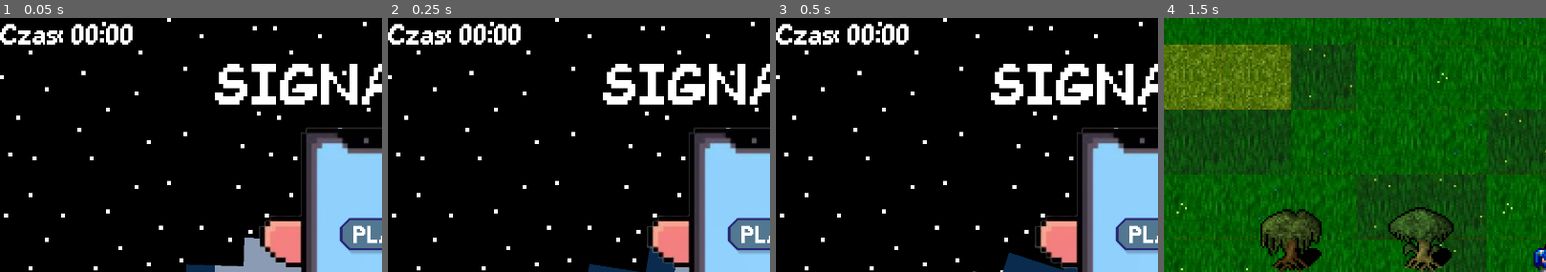
Above: before the commit, frames 1-4 (left to right).
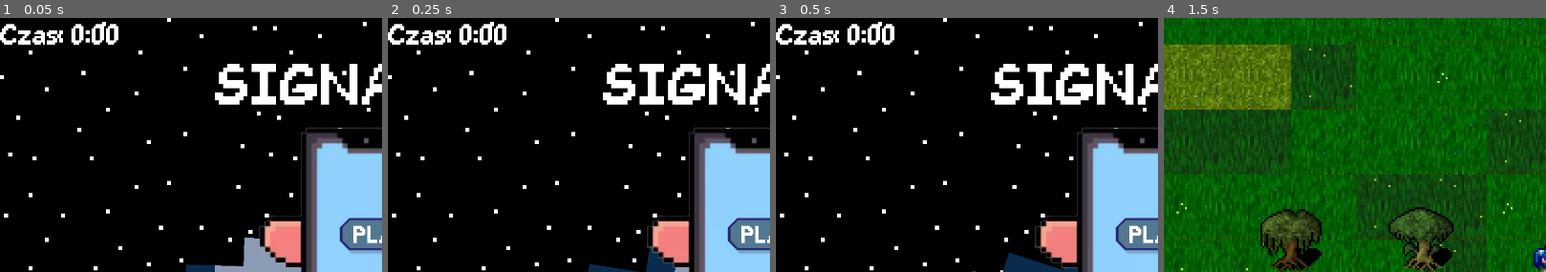
Above: after the commit, the same moments.

Repository: mikowy001/hackaton26
Game: Godot game, scene res://scenes/Main_Menu.tscn
Two runs of this game, one before a commit and one after it. Both use one fixed random seed, a clock stepped at 60 frames per second and the inputs below. The engine's default icon, where the game draws it, is replaced by a stand-in: a white triangle on a blue panel in a dark square.
Inputs:
- Up to frame 1 (0.05 s): no input
- Up to frame 2 (0.25 s): no input
- Up to frame 3 (0.5 s): no input
- Up to frame 4 (1.5 s): click "PLAY" at 0.5 s; tap Enter at 1.25 s; hold D (move_right) from 1.28 s (still down); hold Space (spacja) from 1.28 s (still down)
The pictures show only the part of the screen within x 0-50%, y 0-50%; the shares and areas given below are measured in that part.

The runs differ from the first frame. In frame 1, 0.4% of the frame differs, in the area x 22-35%, y 2-11%; in frame 2, 0.4%; in frame 3, 0.4%; in frame 4, nothing differs.
Error before the commit: Invalid operands 'String' and 'Object' in operator '+'. (res://scripts/Menu/Wyświetlacz_Czasu.gd:17)
Error after the commit: Attempt to call function 'get_dopamine' in base 'null instance' on a null instance. (res://scenes/Player/sciemnianie.gd:9)

Commit message:
Jakies podstawy kasiazek

Diff:
--- /dev/null
+++ b/scenes/mechanics/book.tscn
@@ -0,0 +1,7 @@
+[gd_scene format=3 uid="uid://caekt52axasod"]
+
+[node name="Book" type="Area2D" unique_id=1641188498]
+
+[node name="Sprite2D" type="Sprite2D" parent="." unique_id=971639415]
+
+[node name="CollisionShape2D" type="CollisionShape2D" parent="." unique_id=1212428836]
--- a/scripts/Menu/Wyświetlacz_Czasu.gd
+++ b/scripts/Menu/Wyświetlacz_Czasu.gd
@@ -10,10 +10,10 @@
 	return data;
 
 func _on_label_2_ready() -> void:
-	if  FileAccess.open(filePath, FileAccess.READ) != null:
+	if  FileAccess.open(filePath, FileAccess.READ) == null:
 		get_parent().text = "Czas: 0:00";
 	else:
 		var temp = load(filePath);
-		temp = "0"+temp;
+
 		var czas = temp.to_int();
 		get_parent().text = "Czas: " + (czas - czas%60)/60 + ":" + czas%60;
